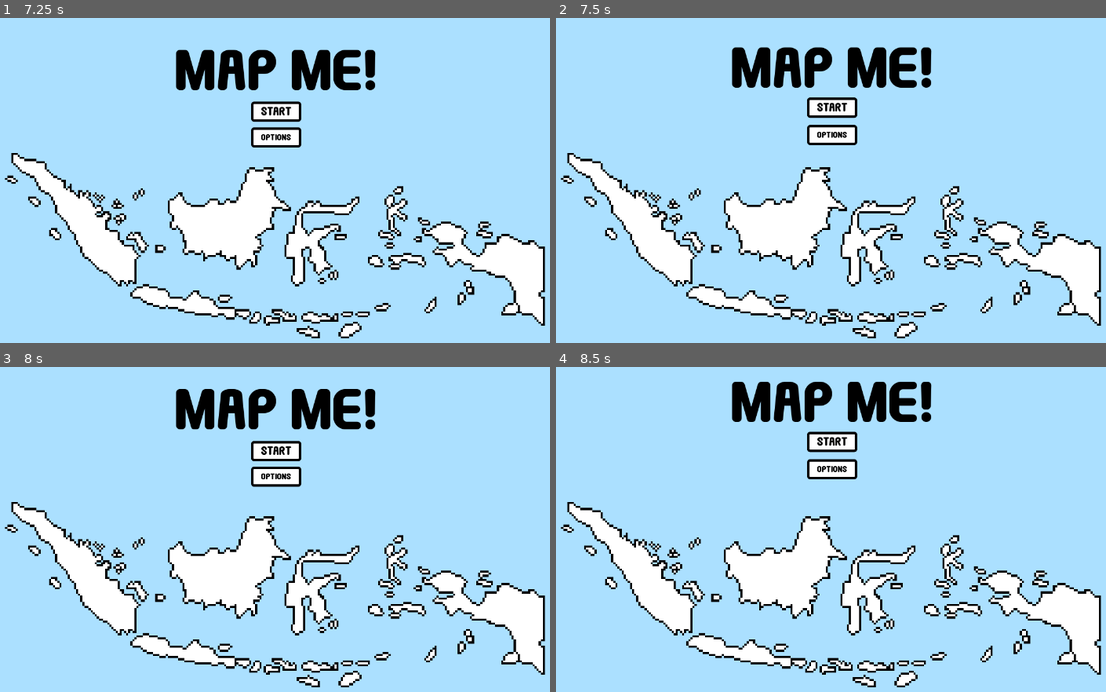
Above: before the commit, frames 1-4 (two rows, left to right).
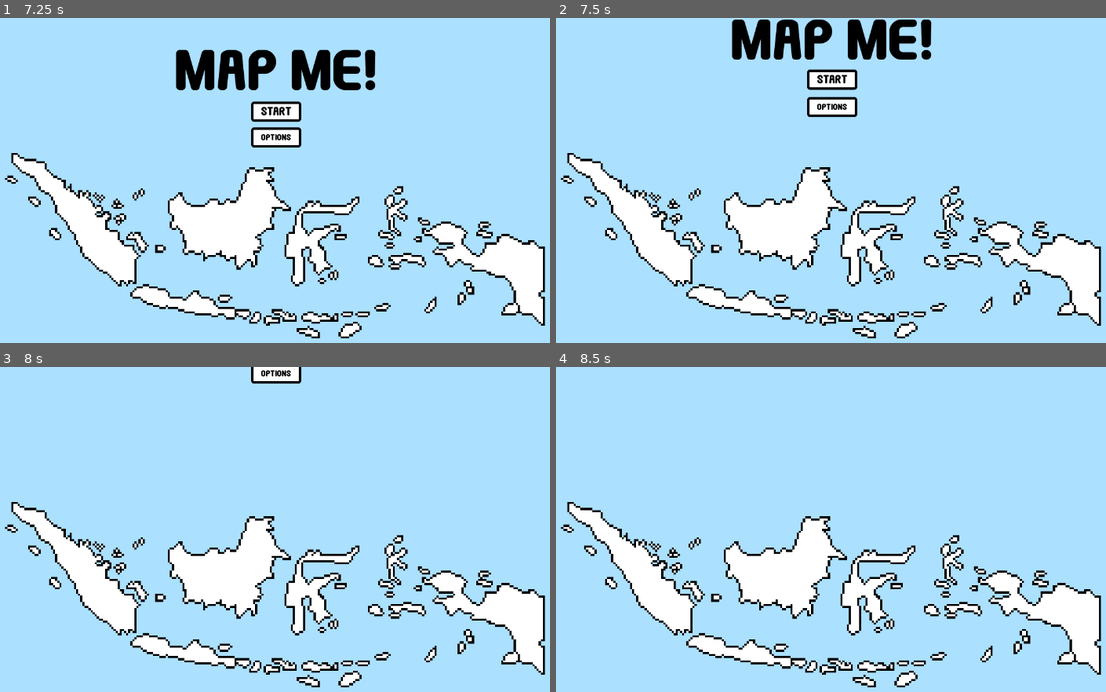
Above: after the commit, the same moments.

Repository: bibyru/map-me
Game: Godot game, scene res://Scenes/world.tscn
The game is run twice, just before and just after one commit, with the same random seed, the same clock (stepped at 60 frames per second) and the same inputs.
Inputs (mouse positions are in pixels of both pictures, inside the frame that each line leads up to):
- Up to frame 1 (7.25 s): click "Options" at 0.5 s; click "Title" at 1.25 s; click "Title" at 2 s; click "Title" at 2.75 s; tap Enter at 3.5, 5, 6.5 s; move the mouse to (357, 122) at 3.52 s; click (357, 122) at 3.67 s; tap Space at 4.25, 5.75 s; move the mouse to (357, 144) at 4.27 s; click (357, 144) at 4.42 s; move the mouse to (341, 115) at 5.02 s; click (341, 115) at 5.17 s; move the mouse to (247, 265) at 5.77 s; click (247, 265) at 5.92 s; move the mouse to (462, 248) at 6.52 s; click (462, 248) at 6.67 s; tap Escape (Esc) at 7.15 s
- Up to frame 2 (7.5 s): click "START" at 7.25 s
- Up to frame 3 (8 s): no input
- Up to frame 4 (8.5 s): click (831, 451) at 8 s, where only the run before the commit has a clickable "START"

Frame 1 is identical in both runs. In frame 2, 6.0% of the frame differs, in the area x 31-69%, y 0-40%; in frame 3, 4.5%; in frame 4, 4.1%.
Error in both runs: Invalid call. Nonexistent function 'ReqTitleScreen' in base 'Node2D (manager.gd)'. (res://Scripts/options.gd:81)

Commit message:
Add files via upload

Diff:
--- a/Prefabs/stats.tscn
+++ b/Prefabs/stats.tscn
@@ -36,3 +36,8 @@
 visible = false
 layout_mode = 2
 text = "Cheat"
+
+[node name="PlayTimer" type="Timer" parent="."]
+autostart = true
+
+[connection signal="timeout" from="PlayTimer" to="." method="_on_play_timer_timeout"]
--- a/Scenes/map_jawa.tscn
+++ b/Scenes/map_jawa.tscn
@@ -1,7 +1,7 @@
 [gd_scene load_steps=6 format=3 uid="uid://dhsaeooqpadq6"]
 
 [ext_resource type="Script" path="res://Scripts/map_jawa.gd" id="1_kowtl"]
-[ext_resource type="Theme" uid="uid://4238oj53p822" path="res://Sauce/Theme/maptheme.tres" id="2_gukj5"]
+[ext_resource type="PackedScene" uid="uid://dxfsem31j8wbt" path="res://Prefabs/stats.tscn" id="2_ki6d8"]
 [ext_resource type="Texture2D" uid="uid://bocogvcu3q01u" path="res://Sauce/Sprites/Map-Jawa.png" id="2_n6aya"]
 [ext_resource type="Script" path="res://Scripts/Data/citiesJawa.gd" id="3_f1m0d"]
 [ext_resource type="PackedScene" uid="uid://d14scg5lukd0e" path="res://Prefabs/dot.tscn" id="4_ast0q"]
@@ -9,21 +9,7 @@
 [node name="Map" type="Node2D"]
 script = ExtResource("1_kowtl")
 
-[node name="Correct" type="Label" parent="."]
-offset_left = 18.0
-offset_top = 16.0
-offset_right = 130.0
-offset_bottom = 40.0
-theme = ExtResource("2_gukj5")
-text = "Correct: 0"
-
-[node name="Cheat" type="Label" parent="."]
-offset_left = 18.0
-offset_top = 53.0
-offset_right = 130.0
-offset_bottom = 77.0
-theme = ExtResource("2_gukj5")
-text = "WASD"
+[node name="Stats" parent="." instance=ExtResource("2_ki6d8")]
 
 [node name="LightOnTimer" type="Timer" parent="."]
 wait_time = 2.0
@@ -43,16 +29,13 @@
 
 [node name="0" parent="Dots" instance=ExtResource("4_ast0q")]
 position = Vector2(32, 69.2)
-scale = Vector2(1, 1)
 
 [node name="1" parent="Dots" instance=ExtResource("4_ast0q")]
 position = Vector2(36.2, 71.2)
-scale = Vector2(1, 1)
 id = 1
 
 [node name="2" parent="Dots" instance=ExtResource("4_ast0q")]
 position = Vector2(45.8, 72)
-scale = Vector2(1, 1)
 id = 2
 
 [node name="10" parent="Dots" instance=ExtResource("4_ast0q")]
@@ -65,27 +48,22 @@
 
 [node name="20" parent="Dots" instance=ExtResource("4_ast0q")]
 position = Vector2(70.4, 91.4)
-scale = Vector2(1, 1)
 id = 20
 
 [node name="21" parent="Dots" instance=ExtResource("4_ast0q")]
 position = Vector2(92.8, 85.2)
-scale = Vector2(1, 1)
 id = 21
 
 [node name="22" parent="Dots" instance=ExtResource("4_ast0q")]
 position = Vector2(56.8, 77.2)
-scale = Vector2(1, 1)
 id = 22
 
 [node name="23" parent="Dots" instance=ExtResource("4_ast0q")]
 position = Vector2(50.2, 83.2)
-scale = Vector2(1, 1)
 id = 23
 
 [node name="24" parent="Dots" instance=ExtResource("4_ast0q")]
 position = Vector2(66.2, 89.2)
-scale = Vector2(1, 1)
 id = 24
 
 [node name="25" parent="Dots" instance=ExtResource("4_ast0q")]
@@ -94,7 +72,6 @@
 
 [node name="26" parent="Dots" instance=ExtResource("4_ast0q")]
 position = Vector2(53.4, 91.4)
-scale = Vector2(1, 1)
 id = 26
 
 [node name="27" parent="Dots" instance=ExtResource("4_ast0q")]
@@ -103,117 +80,94 @@
 
 [node name="30" parent="Dots" instance=ExtResource("4_ast0q")]
 position = Vector2(132, 104.2)
-scale = Vector2(1, 1)
 id = 30
 
 [node name="31" parent="Dots" instance=ExtResource("4_ast0q")]
 position = Vector2(118.4, 90)
-scale = Vector2(1, 1)
 id = 31
 
 [node name="32" parent="Dots" instance=ExtResource("4_ast0q")]
 position = Vector2(141, 100)
-scale = Vector2(1, 1)
 id = 32
 
 [node name="33" parent="Dots" instance=ExtResource("4_ast0q")]
 position = Vector2(138.4, 92.6)
-scale = Vector2(1, 1)
 id = 33
 
 [node name="34" parent="Dots" instance=ExtResource("4_ast0q")]
 position = Vector2(149.2, 104.4)
-scale = Vector2(1, 1)
 id = 34
 
 [node name="35" parent="Dots" instance=ExtResource("4_ast0q")]
 position = Vector2(107, 90)
-scale = Vector2(1, 1)
 id = 35
 
 [node name="40" parent="Dots" instance=ExtResource("4_ast0q")]
 position = Vector2(135.2, 115.2)
-scale = Vector2(1, 1)
 id = 40
 
 [node name="41" parent="Dots" instance=ExtResource("4_ast0q")]
 position = Vector2(141.4, 116)
-scale = Vector2(1, 1)
 id = 41
 
 [node name="42" parent="Dots" instance=ExtResource("4_ast0q")]
 position = Vector2(130.2, 113)
-scale = Vector2(1, 1)
 id = 42
 
 [node name="43" parent="Dots" instance=ExtResource("4_ast0q")]
 position = Vector2(140.2, 108)
-scale = Vector2(1, 1)
 id = 43
 
 [node name="44" parent="Dots" instance=ExtResource("4_ast0q")]
 position = Vector2(136.6, 111.2)
-scale = Vector2(1, 1)
 id = 44
 
 [node name="50" parent="Dots" instance=ExtResource("4_ast0q")]
 position = Vector2(184.4, 114.6)
-scale = Vector2(1, 1)
 id = 50
 
 [node name="51" parent="Dots" instance=ExtResource("4_ast0q")]
 position = Vector2(176.6, 120)
-scale = Vector2(1, 1)
 id = 51
 
 [node name="52" parent="Dots" instance=ExtResource("4_ast0q")]
 position = Vector2(171.2, 113.2)
-scale = Vector2(1, 1)
 id = 52
 
 [node name="53" parent="Dots" instance=ExtResource("4_ast0q")]
 position = Vector2(162.4, 109)
-scale = Vector2(1, 1)
 id = 53
 
 [node name="54" parent="Dots" instance=ExtResource("4_ast0q")]
 position = Vector2(188.6, 117.2)
-scale = Vector2(1, 1)
 id = 54
 
 [node name="55" parent="Dots" instance=ExtResource("4_ast0q")]
 position = Vector2(181.2, 104.6)
-scale = Vector2(1, 1)
 id = 55
 
 [node name="56" parent="Dots" instance=ExtResource("4_ast0q")]
 position = Vector2(197, 107.6)
-scale = Vector2(1, 1)
 id = 56
 
 [node name="57" parent="Dots" instance=ExtResource("4_ast0q")]
 position = Vector2(206.6, 111.8)
-scale = Vector2(1, 1)
 id = 57
 
 [node name="58" parent="Dots" instance=ExtResource("4_ast0q")]
 position = Vector2(192.8, 99)
-scale = Vector2(1, 1)
 id = 58
 
 [node name="60" parent="Dots" instance=ExtResource("4_ast0q")]
 position = Vector2(194.8, 91.4)
-scale = Vector2(1, 1)
 id = 60
 
 [node name="61" parent="Dots" instance=ExtResource("4_ast0q")]
 position = Vector2(220.2, 92.6)
-scale = Vector2(1, 1)
 id = 61
 
 [node name="62" parent="Dots" instance=ExtResource("4_ast0q")]
 position = Vector2(224.6, 92.4)
-scale = Vector2(1, 1)
 id = 62
 
 [connection signal="timeout" from="LightOnTimer" to="." method="_on_light_up_timer_timeout"]
--- a/Scenes/summary.tscn
+++ b/Scenes/summary.tscn
@@ -19,10 +19,10 @@
 anchor_top = 0.5
 anchor_right = 0.5
 anchor_bottom = 0.5
-offset_left = -158.5
-offset_top = 247.0
-offset_right = 158.5
-offset_bottom = 423.0
+offset_left = -158.0
+offset_top = 201.0
+offset_right = 159.0
+offset_bottom = 439.0
 grow_horizontal = 2
 grow_vertical = 2
 
@@ -61,9 +61,41 @@
 layout_mode = 2
 size_flags_horizontal = 3
 
-[node name="CorrectCounter" type="Label" parent="Panel/VBoxContainer/Correct"]
+[node name="CorrectLabel" type="Label" parent="Panel/VBoxContainer/Correct"]
 layout_mode = 2
-text = "5"
+text = "0"
+horizontal_alignment = 2
+
+[node name="Score" type="HBoxContainer" parent="Panel/VBoxContainer"]
+layout_mode = 2
+
+[node name="Label" type="Label" parent="Panel/VBoxContainer/Score"]
+layout_mode = 2
+text = "Score"
+
+[node name="Control" type="Control" parent="Panel/VBoxContainer/Score"]
+layout_mode = 2
+size_flags_horizontal = 3
+
+[node name="ScoreLabel" type="Label" parent="Panel/VBoxContainer/Score"]
+layout_mode = 2
+text = "0"
+horizontal_alignment = 2
+
+[node name="Time" type="HBoxContainer" parent="Panel/VBoxContainer"]
+layout_mode = 2
+
+[node name="Label" type="Label" parent="Panel/VBoxContainer/Time"]
+layout_mode = 2
+text = "Time"
+
+[node name="Control" type="Control" parent="Panel/VBoxContainer/Time"]
+layout_mode = 2
+size_flags_horizontal = 3
+
+[node name="TimeLabel" type="Label" parent="Panel/VBoxContainer/Time"]
+layout_mode = 2
+text = "0"
 horizontal_alignment = 2
 
 [node name="HBoxContainer" type="HBoxContainer" parent="Panel"]
--- a/Scripts/manager.gd
+++ b/Scripts/manager.gd
@@ -3,15 +3,15 @@
 const px720 = Vector2(1280, 720)
 const px1080 = Vector2(1920, 1080)
 
-var MenuOpt
+var Options
 var World
 
 func _ready():
 	World = get_parent().get_child(1)
 
-	MenuOpt = preload("res://Scenes/options.tscn").instantiate()
-	add_child(MenuOpt)
-	MenuOpt.IHide()
+	Options = preload("res://Scenes/options.tscn").instantiate()
+	add_child(Options)
+	Options.IHide()
 
 	DisplayServer.window_set_size(px720)
 
@@ -21,10 +21,10 @@
 
 func ReqPause():
 	if get_tree().paused == false:
-		MenuOpt.IShow()
+		Options.IShow()
 		get_tree().paused = true
 	else:
-		MenuOpt.IHide()
+		Options.IHide()
 		get_tree().paused = false
 
 func ReqQuit():
--- a/Scripts/map.gd
+++ b/Scripts/map.gd
@@ -5,11 +5,8 @@
 @onready var Dots = $Dots
 @onready var LightOnTimer = $LightOnTimer
 @onready var Stats = $Stats
-@onready var PlayTimer = $PlayTimer
 
 var Prompt
-var correctCounter = 0
-var time : int
 
 func _ready():
 	Stats.CheatLabel.visible = 0
@@ -31,49 +28,15 @@
 		LightOnTimer.start()
 		LightOnDots(id/10)
 
-func ReqStopTimer():
-	PlayTimer.stop()
-
-func ReqAddScore():
-	var add : int
-
-	if time < 30:
-		add = 100
-	elif time < 60:
-		add = 90
-	elif time < 90:
-		add = 70
-	elif time < 120:
-		add = 50
-	else:
-		add = 30
-
-	Stats.UpdateScore(add)
-
 
 # UI
-func CountCorrect():
-	correctCounter += 1
-	Stats.CorrectLabel.text = "Correct: %d" % [correctCounter]
-
-func UpdateTimer():
-	time += 1
-
-	var min : int = time/60
-	var sec : int = time%60
-
-	if time < 60:
-		min = 0
-
-	Stats.TimerLabel.text = "%02d:%02d" %[min, sec]
-
 func Cheat():
 	Stats.CheatLabel.text = citylist.All[Prompt.answerid/10][Prompt.answerid%10]
 func _input(event):
 	if event.is_action("Cheat"):
 		Cheat()
 	elif event.is_action_pressed("Cheat2"):
-		if Stats.CheatLabel.visible == 1:
+		if Stats.CheatLabel.visible == true:
 			Stats.CheatLabel.visible = 0
 		else:
 			Stats.CheatLabel.visible = 1
--- a/Scripts/map_jawa.gd
+++ b/Scripts/map_jawa.gd
@@ -94,6 +94,3 @@
 
 func _on_light_up_timer_timeout():
 	LightOffDots()
-
-func _on_play_timer_timeout():
-	UpdateTimer()
--- a/Scripts/prompt.gd
+++ b/Scripts/prompt.gd
@@ -25,8 +25,10 @@
 var colorGreen = Color("#b6ff24")
 var colorRed = Color("#ff0004")
 
+var maxquery = 30
 var queries = 0
 var wrongs = 0
+var endit = false
 
 
 func _ready():
@@ -41,9 +43,10 @@
 	GetQuery()
 
 
+# QUERY
 func QueryCount():
 	queries += 1
-	Query.text = "Query %d of %d" % [queries, destlistsize]
+	Query.text = "Query %d of %d" % [queries, maxquery]
 
 func GetRandomIndex():
 	return randi()%destlistsize
@@ -54,7 +57,7 @@
 	Hint.visible = 0
 
 	# Check if hide name
-	if Manager.MenuOpt.prompthide == true:
+	if Manager.Options.prompthide == true:
 		HideName()
 	else:
 		ShowName()
@@ -73,12 +76,11 @@
 			repeating += 1
 		path = destlist[index]
 
-	if repeating >= 2:
+	if repeating >= 2 || queries > maxquery:
 		Ending()
-		queries = destlistsize-1
-		QueryCount()
 
-	else:
+	if endit == false:
+
 		picture = ResourceLoader.load(path)
 
 		Pic.texture = picture
@@ -107,11 +109,14 @@
 		destlist[index] = String(path+"@")
 
 func Ending():
-	Manager.World.Map.ReqStopTimer()
-	Manager.World.Summary
+	endit = true
+	queries = maxquery-1
+	QueryCount()
+	Manager.World.Map.Stats.ReqStopTimer()
 	Manager.World.ReqSummary()
 
 
+# ANSWER
 func CheckAns(id):
 	if AnsColorTimer.is_stopped():
 		if answerid == id:
@@ -126,10 +131,16 @@
 		SoundCorrect.play()
 
 	if wrongs == 0:
-		Manager.World.Map.CountCorrect()
+		Manager.World.Map.Stats.UpdateCorrect()
+
+	if wrongs == 0:
+		if PicLabel.visible == false:
+			Manager.World.Map.Stats.ReqAddScore()
+		Manager.World.Map.Stats.ReqAddScore()
+	elif wrongs < 3:
+		Manager.World.Map.Stats.ReqAddScore(1)
+
 	wrongs = 0
-
-	Manager.World.Map.ReqAddScore()
 
 func WrongAns():
 	SetAnsColor(2)
@@ -157,6 +168,7 @@
 		SetAnsColor()
 
 
+# MISC
 func HideName():
 	PicLabel.visible = 0
 	Scratch.visible = 1
--- a/Scripts/startbutton.gd
+++ b/Scripts/startbutton.gd
@@ -1,19 +1,15 @@
 extends Node2D
 
 var parent
-var removeme = false
 
 func _ready():
 	parent = get_parent()
 
-func _process(delta):
-	if removeme == true:
-		parent.position.y -= .5
-
 func _on_button_pressed():
 	if $Timer.is_stopped():
 		$Timer.start()
-		removeme = true
+
+		create_tween().tween_property(get_parent(), "position:y", -150, 1)
 
 func _on_timer_timeout():
 	Manager.World.ReqStart()
--- a/Scripts/stats.gd
+++ b/Scripts/stats.gd
@@ -4,9 +4,60 @@
 @onready var CorrectLabel = $VBoxContainer/Correct
 @onready var CheatLabel = $VBoxContainer/Cheat
 @onready var ScoreLabel = $VBoxContainer/Score
+@onready var PlayTimer = $PlayTimer
 
+var correct = 0
 var score = 0
+var time = 0
+var timetext : String
 
+
+# REQS
+func ReqAddScore(num = 0):
+	var add : int
+
+	if time < 30:
+		add = 100
+	elif time < 60:
+		add = 90
+	elif time < 90:
+		add = 70
+	elif time < 180:
+		add = 50
+	else:
+		add = 30
+
+	if num != 0:
+		add -= 20
+
+	UpdateScore(add)
+
+func ReqStopTimer():
+	PlayTimer.stop()
+
+
+# UPDATES
 func UpdateScore(num):
 	score += num
 	ScoreLabel.text = "Score: %d" % [score]
+
+func UpdateTime():
+	time += 1
+
+	var min : int = time/60
+	var sec : int = time%60
+
+	if time < 60:
+		min = 0
+
+	timetext = "%02d:%02d" %[min, sec]
+	TimerLabel.text = timetext
+
+func UpdateCorrect():
+	correct += 1
+	CorrectLabel.text = "Correct: %d" % [correct]
+
+
+# MISC
+func _on_play_timer_timeout():
+	UpdateTime()
--- a/Scripts/summary.gd
+++ b/Scripts/summary.gd
@@ -1,6 +1,8 @@
 extends Control
 
-@onready var CorrectCounter = $Panel/VBoxContainer/Correct/CorrectCounter
+@onready var CorrectLabel = $Panel/VBoxContainer/Correct/CorrectLabel
+@onready var ScoreLabel = $Panel/VBoxContainer/Score/ScoreLabel
+@onready var TimeLabel = $Panel/VBoxContainer/Time/TimeLabel
 
 func _on_title_pressed():
 	Manager.World.Summary = null
--- a/Scripts/world.gd
+++ b/Scripts/world.gd
@@ -38,7 +38,9 @@
 func ReqSummary():
 	Summary = SummaryLoad.instantiate()
 	Parent.add_child(Summary)
-	Summary.CorrectCounter.text = "%d / %d" % [Map.correctCounter, Prompt.destlistsize]
+	Summary.CorrectLabel.text = "%d / %d" % [Map.Stats.correct, Prompt.maxquery]
+	Summary.ScoreLabel.text = "%d" % [Map.Stats.score]
+	Summary.TimeLabel.text = Map.Stats.timetext
 
 
 func ReqStart():
